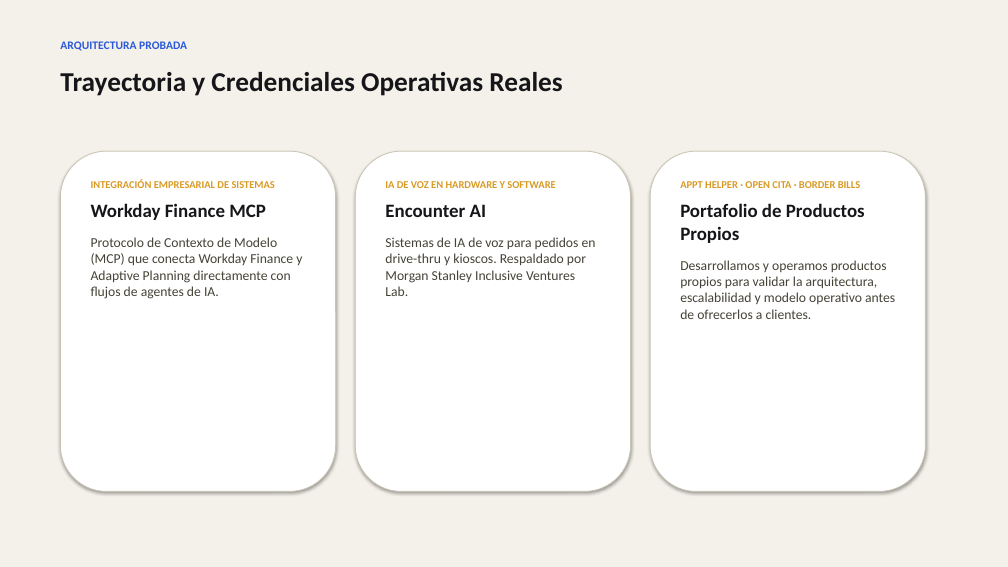
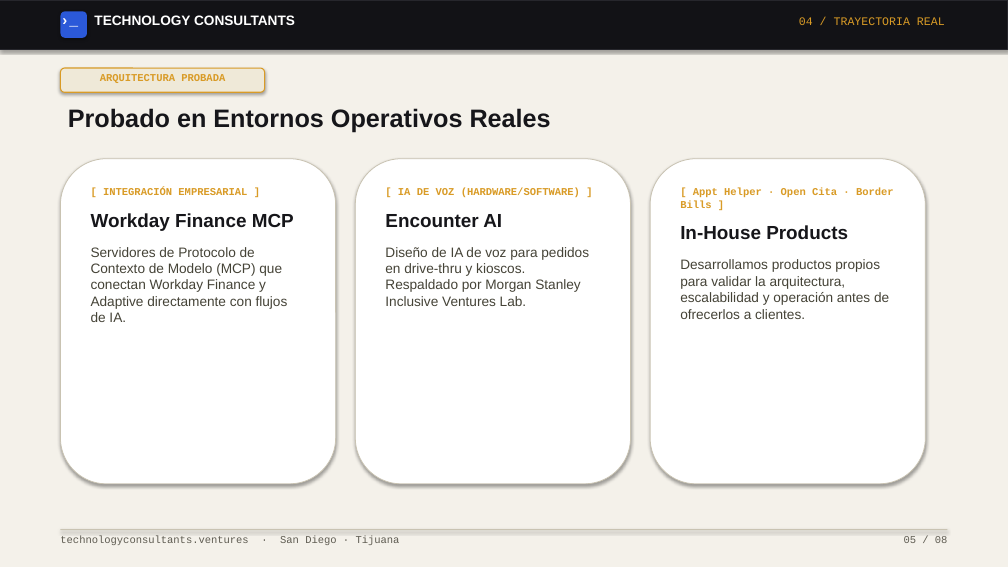
Before and after one commit to rguido198/TechnologyConsultantsVentures, a slide deck: slide 5 of Technology_Consultants_A_Quien_Enviarme_MX.pptx. Drawn at 1008x567 pixels with LibreOffice and Linux fonts; fonts in the diff are those of the drawing. Boxes give left, top, right and bottom in pixels: in the first picture for what was removed or moved away, otherwise in the second. Text is boxed around its words. In the diff, an @@ line names an element or a change of style, - is before the commit and + after.

Commit message:
Redesign PowerPoint presentations to match design.md website UI, nav header, terminal components, and design tokens

```diff
--- a/Technology_Consultants_A_Quien_Enviarme_MX.pptx
+++ b/Technology_Consultants_A_Quien_Enviarme_MX.pptx
@@ rectangle added at box(0, 0, 1008, 49), fill #121216, outline #26262C 1 pt @@
@@ rounded rectangle added at box(60, 11, 87, 38), fill #2B59D9 @@
@@ text added at box(60, 11, 87, 37), 14 pt, text #FFFFFF, bold @@
+›_
@@ text added at box(94, 15, 295, 25), 13 pt, text #FFFFFF, bold @@
+TECHNOLOGY CONSULTANTS
@@ text added at box(799, 17, 945, 25), 11 pt, text #D99B26 @@
+04 / TRAYECTORIA REAL
@@ text "ARQUITECTURA PROBADA": place and size @@
-text "ARQUITECTURA PROBADA" at box(60, 41, 187, 51)
+text "ARQUITECTURA PROBADA" at box(100, 74, 225, 83)
@@ text "ARQUITECTURA PROBADA" at box(100, 74, 225, 83): size 11 to 10 pt, font Calibri to Courier New, text colour #2B59D9 to #D99B26; alignment left to centre @@
@@ text removed at box(60, 72, 562, 96) @@
-Trayectoria y Credenciales Operativas Reales
@@ rounded rectangle added at box(60, 68, 265, 92), fill #EFE9D8, outline #D99B26 1 pt @@
@@ text added at box(68, 108, 551, 132), 24 pt, text #16161A, bold @@
+Probado en Entornos Operativos Reales
@@ rounded rectangle: place and size @@
-rounded rectangle at box(60, 151, 336, 492)
+rounded rectangle at box(60, 159, 336, 484)
@@ rounded rectangle: place and size @@
-rounded rectangle at box(355, 151, 631, 492)
+rounded rectangle at box(355, 159, 631, 484)
@@ rounded rectangle: place and size @@
-rounded rectangle at box(650, 151, 926, 492)
+rounded rectangle at box(650, 159, 926, 484)
@@ text "[ INTEGRACIÓN EMPRESARIAL ]": place and size @@
-text "[ INTEGRACIÓN EMPRESARIAL ]" at box(91, 179, 302, 299)
+text "[ INTEGRACIÓN EMPRESARIAL ]" at box(91, 188, 294, 322)
@@ text at box(103, 188, 247, 195): text changed; font Calibri to Courier New @@
-INTEGRACIÓN EMPRESARIAL DE SISTEMAS
+[ INTEGRACIÓN EMPRESARIAL ]
@@ text "[ IA DE VOZ (HARDWARE/SOFTWARE) ...": place and size @@
-text "[ IA DE VOZ (HARDWARE/SOFTWARE) ..." at box(385, 181, 596, 296)
+text "[ IA DE VOZ (HARDWARE/SOFTWARE) ..." at box(385, 188, 589, 306)
@@ text at box(398, 188, 580, 197): text changed; font Calibri to Courier New @@
-IA DE VOZ EN HARDWARE Y SOFTWARE
+[ IA DE VOZ (HARDWARE/SOFTWARE) ]
@@ text at box(680, 188, 894, 319): text changed; font Calibri to Arial @@
-APPT HELPER · OPEN CITA · BORDER BILLS
-Portafolio de Productos Propios
-Desarrollamos y operamos productos propios para validar la arquitectura, escalabilidad y modelo operativo antes de ofrecerlos a clientes.
+[ Appt Helper · Open Cita · Border Bills ]
+In-House Products
+Desarrollamos productos propios para validar la arquitectura, escalabilidad y operación antes de ofrecerlos a clientes.
@@ text at box(91, 213, 294, 231): font Calibri to Arial in "Workday Finance MCP" @@
@@ text at box(385, 214, 502, 227): font Calibri to Arial in "Encounter AI" @@
@@ text at box(91, 247, 288, 322): text changed; font Calibri to Arial @@
-Protocolo de Contexto de Modelo (MCP) que conecta Workday Finance y Adaptive Planning directamente con flujos de agentes de IA.
+Servidores de Protocolo de Contexto de Modelo (MCP) que conectan Workday Finance y Adaptive directamente con flujos de IA.
@@ text at box(385, 247, 589, 306): text changed; font Calibri to Arial @@
-Sistemas de IA de voz para pedidos en drive-thru y kioscos. Respaldado por Morgan Stanley Inclusive Ventures Lab.
+Diseño de IA de voz para pedidos en drive-thru y kioscos. Respaldado por Morgan Stanley Inclusive Ventures Lab.
@@ rectangle added at box(60, 529, 948, 530), fill #C9C3B2 @@
@@ text added at box(60, 536, 400, 545), 10 pt, text #5F5C52 @@
+technologyconsultants.ventures · San Diego · Tijuana
@@ text added at box(904, 536, 948, 543), 10 pt, text #5F5C52 @@
+05 / 08
```
Also in this commit, not shown: 7 other slides changed, 1 other file.
